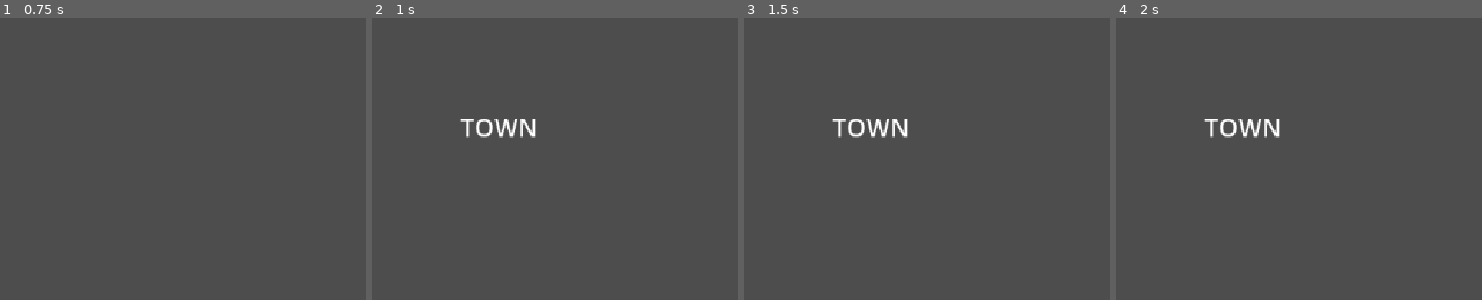
Above: before the commit, frames 1-4 (left to right).
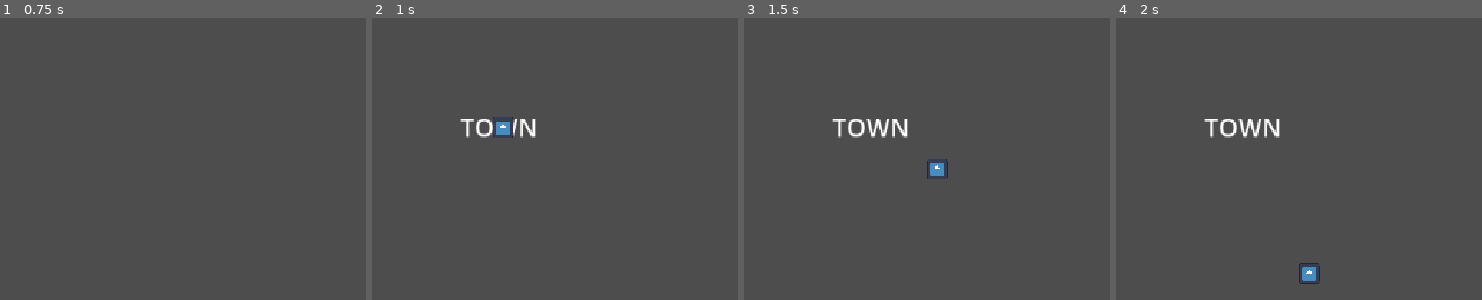
Above: after the commit, the same moments.

Repository: piotrjurga/gmtk26
Game: Godot game, scene res://scenes/main.tscn
The game is run twice, just before and just after one commit, with the same random seed, the same clock (stepped at 60 frames per second) and the same inputs. The engine's default icon, where the game draws it, is replaced by a stand-in: a white triangle on a blue panel in a dark square.
Inputs:
- Up to frame 1 (0.75 s): tap Enter (ui_accept) at 0.5 s; hold D (right, bound only after the commit) from 0.53 s (still down)
- Up to frame 2 (1 s): keep holding D (right, bound only after the commit); tap Enter (ui_accept) at 0.77 s
- Up to frame 3 (1.5 s): release D (right, bound only after the commit) at 1.28 s; hold S (down, bound only after the commit) from 1.28 s (still down)
- Up to frame 4 (2 s): keep holding S (down, bound only after the commit); tap Enter (ui_accept) at 1.52 s

Frame 1 is identical in both runs. In frame 2, 0.3% of the frame differs, in the area x 33-39%, y 35-43%; in frame 3, 0.2%; in frame 4, 0.3%.

Commit message:
basic scene changes

Diff:
--- a/managers/RythmManager.gd
+++ b/managers/RythmManager.gd
@@ -12,9 +12,7 @@
 
 func tick():
     current_tick += 1
-
     Signals.tick.emit(current_tick)
-
 
     if current_tick == max_ticks:
         current_tick = 0
--- a/managers/ScenesManager.gd
+++ b/managers/ScenesManager.gd
@@ -1,7 +1,11 @@
 extends Node
 
-var town : PackedScene = preload("res://scenes/town.tscn")
-var tavern : PackedScene = preload("res://scenes/tavern.tscn")
+var town : PackedScene = preload("res://scenes/town/town.tscn")
+var tavern : PackedScene = preload("res://scenes/tavern/tavern.tscn")
+var sword : PackedScene = preload("res://scenes/sword/sword.tscn")
+var armour : PackedScene = preload("res://scenes/armour/armour.tscn")
+var gym : PackedScene = preload("res://scenes/gym/gym.tscn")
+var boss : PackedScene = preload("res://scenes/boss/boss.tscn")
 
 var current_scene : Node2D
 
--- a/project.godot
+++ b/project.godot
@@ -29,6 +29,29 @@
 window/stretch/mode="canvas_items"
 window/stretch/aspect="expand"
 
+[input]
+
+up={
+"deadzone": 0.2,
+"events": [Object(InputEventKey,"resource_local_to_scene":false,"resource_name":"","device":-1,"window_id":0,"alt_pressed":false,"shift_pressed":false,"ctrl_pressed":false,"meta_pressed":false,"pressed":false,"keycode":0,"physical_keycode":87,"key_label":0,"unicode":119,"location":0,"echo":false,"script":null)
+]
+}
+down={
+"deadzone": 0.2,
+"events": [Object(InputEventKey,"resource_local_to_scene":false,"resource_name":"","device":-1,"window_id":0,"alt_pressed":false,"shift_pressed":false,"ctrl_pressed":false,"meta_pressed":false,"pressed":false,"keycode":0,"physical_keycode":83,"key_label":0,"unicode":115,"location":0,"echo":false,"script":null)
+]
+}
+left={
+"deadzone": 0.2,
+"events": [Object(InputEventKey,"resource_local_to_scene":false,"resource_name":"","device":-1,"window_id":0,"alt_pressed":false,"shift_pressed":false,"ctrl_pressed":false,"meta_pressed":false,"pressed":false,"keycode":0,"physical_keycode":65,"key_label":0,"unicode":97,"location":0,"echo":false,"script":null)
+]
+}
+right={
+"deadzone": 0.2,
+"events": [Object(InputEventKey,"resource_local_to_scene":false,"resource_name":"","device":-1,"window_id":0,"alt_pressed":false,"shift_pressed":false,"ctrl_pressed":false,"meta_pressed":false,"pressed":false,"keycode":0,"physical_keycode":68,"key_label":0,"unicode":100,"location":0,"echo":false,"script":null)
+]
+}
+
 [physics]
 
 3d/physics_engine="Jolt Physics"
--- /dev/null
+++ b/scenes/armour/armour.tscn
@@ -0,0 +1,3 @@
+[gd_scene format=3 uid="uid://dooptkbwkfbv5"]
+
+[node name="Armour" type="Node2D" unique_id=441942228]
--- /dev/null
+++ b/scenes/gym/gym.tscn
@@ -0,0 +1,3 @@
+[gd_scene format=3 uid="uid://d37wpxi6lu24d"]
+
+[node name="Gym" type="Node2D" unique_id=1809102907]
--- a/scenes/main.gd
+++ b/scenes/main.gd
@@ -1,5 +1,4 @@
 extends Node2D
-
 
 
 func _input(event):
--- /dev/null
+++ b/scenes/sword/sword.tscn
@@ -0,0 +1,3 @@
+[gd_scene format=3 uid="uid://dxanvgyx2iumk"]
+
+[node name="Sword" type="Node2D" unique_id=2094122229]
--- a/scenes/town.tscn
+++ /dev/null
@@ -1,14 +0,0 @@
-[gd_scene format=3 uid="uid://c5iwlmys3ar48"]
-
-[sub_resource type="LabelSettings" id="LabelSettings_vaf5k"]
-font_size = 36
-
-[node name="Town" type="Node2D" unique_id=726534725]
-
-[node name="Label" type="Label" parent="." unique_id=977544654]
-offset_left = 463.0
-offset_top = 289.0
-offset_right = 525.0
-offset_bottom = 312.0
-text = "TOWN"
-label_settings = SubResource("LabelSettings_vaf5k")
--- /dev/null
+++ b/scenes/town/character.gd
@@ -0,0 +1,20 @@
+extends CharacterBody2D
+
+
+const SPEED = 300.0
+const JUMP_VELOCITY = -400.0
+
+
+func _physics_process(delta):
+    var direction_x = Input.get_axis("left", "right")
+    var direction_y = Input.get_axis("up", "down")
+    if direction_x:
+        velocity.x = direction_x * SPEED
+    else:
+        velocity.x = move_toward(velocity.x, 0, SPEED)
+    if direction_y:
+        velocity.y = direction_y * SPEED
+    else:
+        velocity.y = move_toward(velocity.y, 0, SPEED)
+
+    move_and_slide()
--- /dev/null
+++ b/scenes/town/town.tscn
@@ -0,0 +1,31 @@
+[gd_scene format=3 uid="uid://c5iwlmys3ar48"]
+
+[ext_resource type="Script" uid="uid://d2qes43sejn1o" path="res://scenes/town/character.gd" id="1_n11nm"]
+[ext_resource type="Texture2D" uid="uid://nruu7s0ldr2d" path="res://icon.svg" id="2_gxugk"]
+
+[sub_resource type="LabelSettings" id="LabelSettings_vaf5k"]
+font_size = 36
+
+[sub_resource type="CircleShape2D" id="CircleShape2D_gxi48"]
+radius = 18.027756
+
+[node name="Town" type="Node2D" unique_id=726534725]
+
+[node name="Label" type="Label" parent="." unique_id=977544654]
+offset_left = 463.0
+offset_top = 289.0
+offset_right = 574.0
+offset_bottom = 339.0
+text = "TOWN"
+label_settings = SubResource("LabelSettings_vaf5k")
+
+[node name="CharacterBody2D" type="CharacterBody2D" parent="." unique_id=1037026528]
+position = Vector2(524, 315)
+script = ExtResource("1_n11nm")
+
+[node name="CollisionShape2D" type="CollisionShape2D" parent="CharacterBody2D" unique_id=1853602988]
+shape = SubResource("CircleShape2D_gxi48")
+
+[node name="Sprite2D" type="Sprite2D" parent="CharacterBody2D" unique_id=706238606]
+scale = Vector2(0.234375, 0.234375)
+texture = ExtResource("2_gxugk")
Renamed: scenes/boss.tscn -> scenes/boss/boss.tscn
Renamed: scenes/tavern.tscn -> scenes/tavern/tavern.tscn
Not shown, added: scenes/town/character.gd.uid
